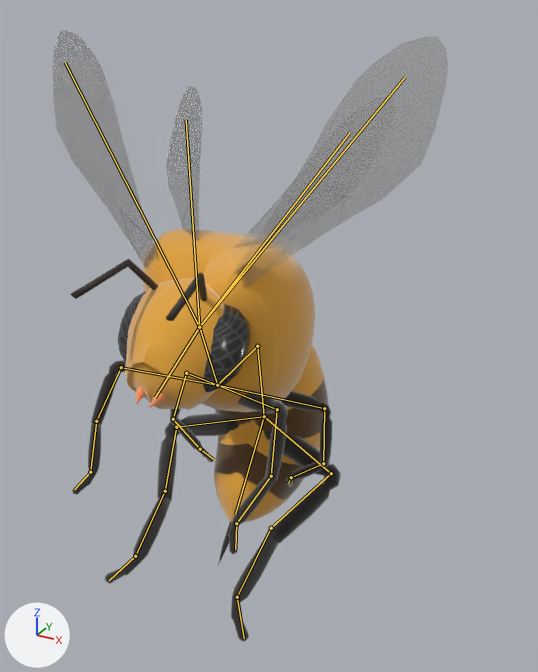
One commit to the Blender file 테스트용 3D모델/블렌더 파일/monster_bee.blend: the scene before it, then after it.
The view is the same before and after, from a 50 mm camera at (2.94, -4.87, 3.03) aimed at (0.23, 0.06, 0.56). The axes (+X, +Y, +Z) are drawn at lower left. The lights are the same throughout. The older version comes first. Both versions are drawn at frame 2 of the action 'ArmatureAction'; the numbers are the values there. The bones that bend it are drawn over the model as lines.
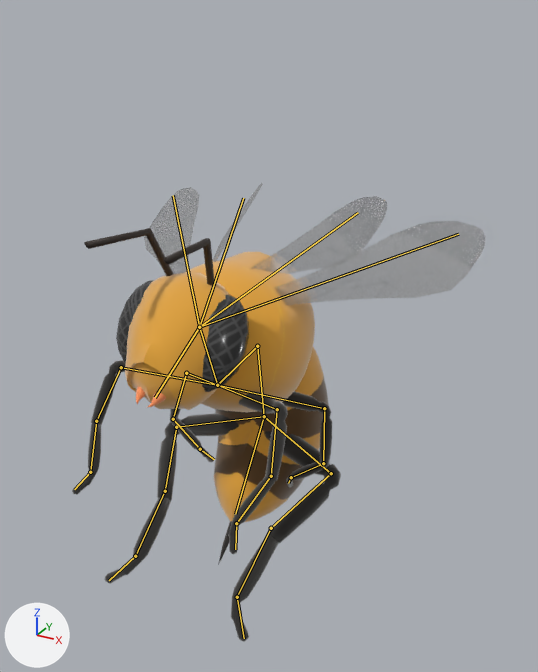
The edits, one by one:
Bone 'smallWing.l' (bone_smallwing_l) turns from (26, -11, -26) to (0, 0, 0) degrees about its own x, y and z.
Bone 'smallWing.l.001' (bone_smallwing_l_001) turns from (33, 28, -26) to (0, 0, 0) degrees about its own x, y and z.
Bone 'smallWing.r' (bone_smallwing_r) turns from (26, 11, 26) to (0, 0, 0) degrees about its own x, y and z.
Bone 'smallWing.r.001' (bone_smallwing_r_001) turns from (33, -28, 26) to (0, 0, 0) degrees about its own x, y and z.

Boxes [x1, y1, x2, y2] around the edits, measured in the pictures (538 x 672 px):
'Wing', posed (14% narrower, 54% shorter): before [53, 30, 448, 289]; after [144, 187, 485, 305]
'Cube.002', posed (7% shorter): before [125, 229, 329, 565]; after [125, 252, 329, 565]
'Wing.001', posed: before [166, 86, 293, 248]; after [213, 183, 387, 274]
'Cube.003', posed (10% taller): before [118, 290, 250, 392]; after [116, 280, 249, 392]
'Cylinder.001', posed (8% shorter): before [71, 259, 207, 321]; after [84, 228, 215, 285]
bone 'smallWing.l', root to tip: before (199, 327) to (349, 133); after (199, 327) to (358, 212)
bone 'smallWing.l.001', root to tip: before (199, 327) to (405, 77); after (199, 327) to (458, 234)
bone 'smallWing.r', root to tip: before (199, 327) to (186, 120); after (199, 327) to (243, 198)
bone 'smallWing.r.001', root to tip: before (199, 327) to (65, 62); after (199, 327) to (173, 195)
